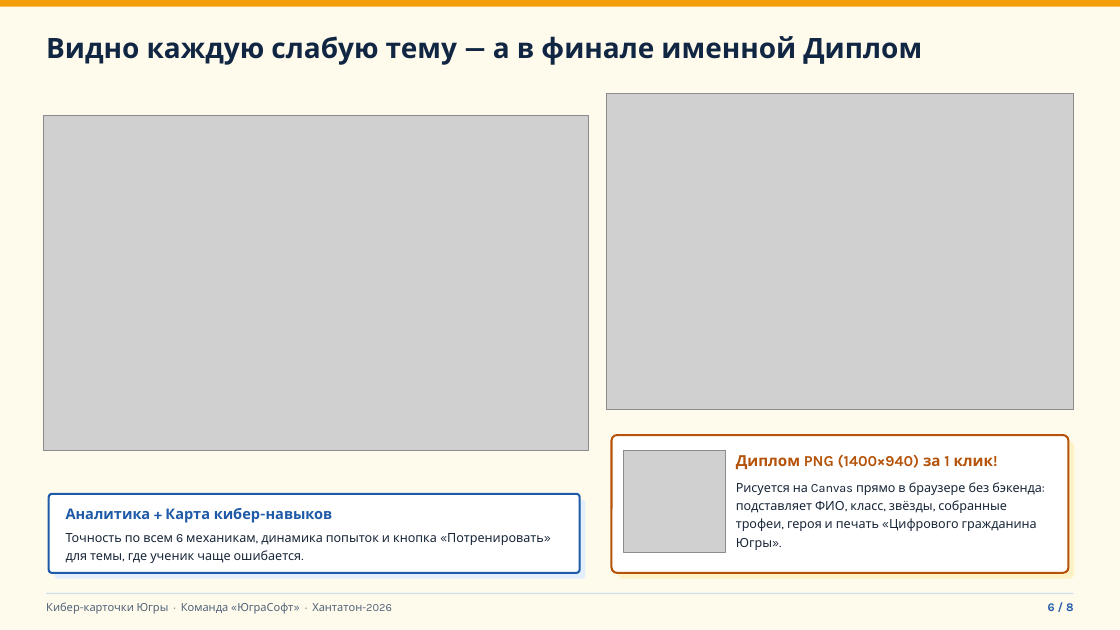
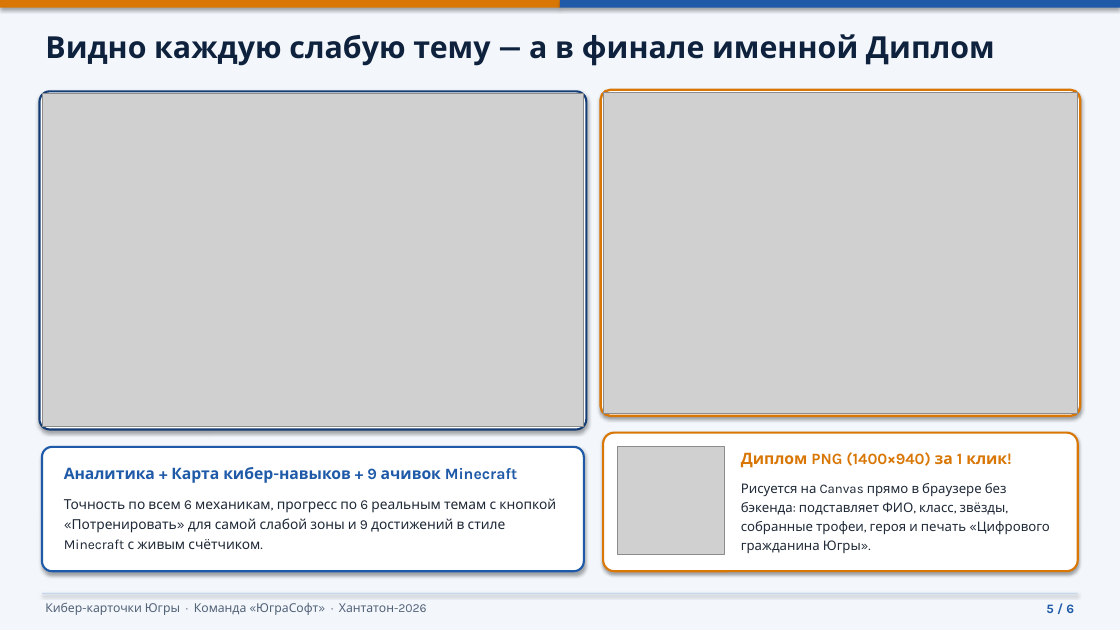
Before and after one commit to Frejixxx/yugrasoft-cybercards, a slide deck: slide 5 of Презентация_Кибер-карточки_Югры.pptx (slide 6 before the commit). Drawn at 1120x630 pixels with LibreOffice and Linux fonts; fonts in the diff are those of the drawing; grey boxes stand for pictures. Boxes give left, top, right and bottom in pixels: in the first picture for what was removed or moved away, otherwise in the second. Text is boxed around its words. In the diff, an @@ line names an element or a change of style, - is before the commit and + after.

```diff
--- a/Презентация_Кибер-карточки_Югры.pptx
+++ b/Презентация_Кибер-карточки_Югры.pptx
@@ background #FFFBEC to #F3F7FC @@
@@ rectangle removed at [0, 0, 1120, 7] @@
@@ rectangle added at [0, 0, 560, 8], fill #D97706 @@
@@ text "Видно каждую слабую тему — ..." at [45, 34, 995, 66]: size 24 to 26 pt, text colour #112642 to #0F223D; line spacing 1.16 to 1.18 @@
@@ rectangle added at [560, 0, 1120, 8], fill #1E5AA8 @@
@@ rounded rectangle added at [39, 92, 586, 429], fill #FFFFFF, outline #143D75 1.8 pt @@
@@ picture: place and size @@
-picture at [44, 116, 588, 450]
+picture at [42, 94, 584, 427]
@@ rounded rectangle added at [601, 90, 1081, 416], fill #FFFFFF, outline #D97706 2 pt @@
@@ picture: place and size @@
-picture at [607, 93, 1074, 409]
+picture at [603, 92, 1078, 413]
@@ rounded rectangle: place and size @@
-rounded rectangle at [49, 494, 580, 573]
+rounded rectangle at [42, 447, 584, 571]
@@ rounded rectangle at [42, 447, 584, 571]: outline #1E5AA8 1.75 pt to #1E5AA8 1.8 pt; shadow on; proportions changed @@
@@ rounded rectangle: place and size @@
-rounded rectangle at [612, 435, 1069, 573]
+rounded rectangle at [603, 433, 1078, 571]
@@ rounded rectangle at [603, 433, 1078, 571]: outline #B45309 1.75 pt to #D97706 1.8 pt; shadow on; proportions changed @@
@@ picture: place and size @@
-picture at [623, 450, 726, 553]
+picture at [618, 447, 725, 555]
@@ rounded rectangle removed at [618, 441, 1075, 579] @@
@@ text "Диплом PNG (1400×940) за 1 ..." at [741, 452, 1007, 468]: size 13 to 13.5 pt, text colour #B45309 to #D97706; line spacing 1.16 to 1.18 @@
@@ text at [64, 467, 518, 483]: text changed; size 12.5 to 13.5 pt @@
-Аналитика + Карта кибер-навыков
+Аналитика + Карта кибер-навыков + 9 ачивок Minecraft
@@ text "Рисуется на Canvas прямо в ..." at [741, 483, 1050, 553]: size 10.8 to 11.3 pt, text colour #182638 to #1F2937 @@
@@ rounded rectangle removed at [55, 500, 586, 579] @@
@@ text at [64, 498, 556, 549]: text changed; size 10.8 to 11.8 pt; text colour #182638 to #1F2937 @@
-Точность по всем 6 механикам, динамика попыток и кнопка «Потренировать» для темы, где ученик чаще ошибается.
+Точность по всем 6 механикам, прогресс по 6 реальным темам с кнопкой «Потренировать» для самой слабой зоны и 9 достижений в стиле Minecraft с живым счётчиком.
@@ text "Кибер-карточки Югры · Команда «ЮграСофт» ..." at [45, 602, 427, 615]: size 9.5 to 10.5 pt, text colour #52637A to #526277; line spacing 1.16 to 1.18 @@
@@ rectangle: place and size @@
-rectangle at [46, 593, 1074, 594]
+rectangle at [42, 593, 1078, 594]
@@ rectangle at [42, 593, 1078, 594]: fill #CFDDEE to #C5D7EC; shadow on @@
@@ text at [1046, 604, 1074, 613]: text changed; size 10 to 11 pt @@
-6 / 8
+5 / 6
```
Also in this commit, not shown: 4 other slides changed, 1 slide added, 3 slides removed, 5 other files.
